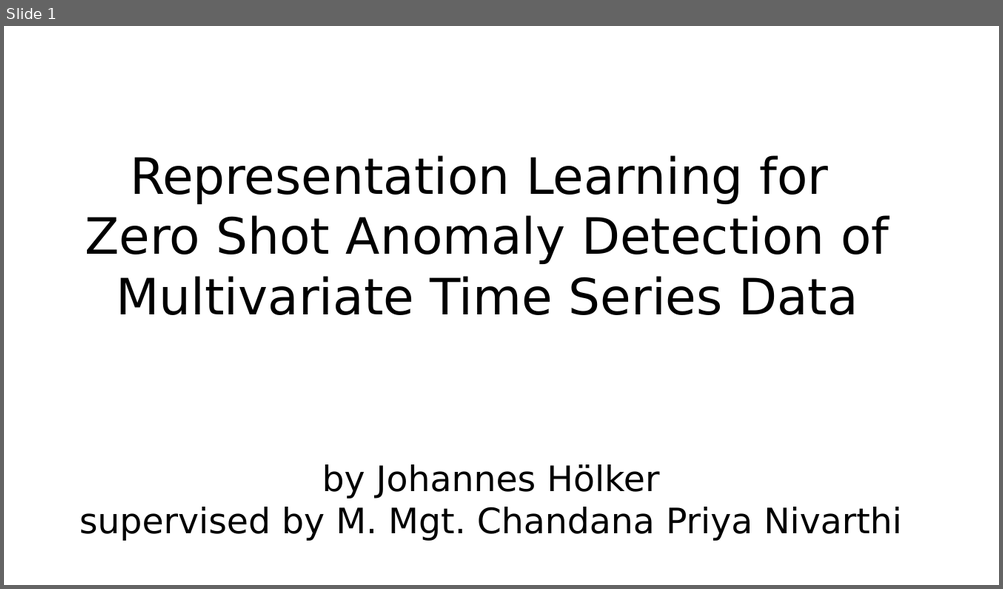
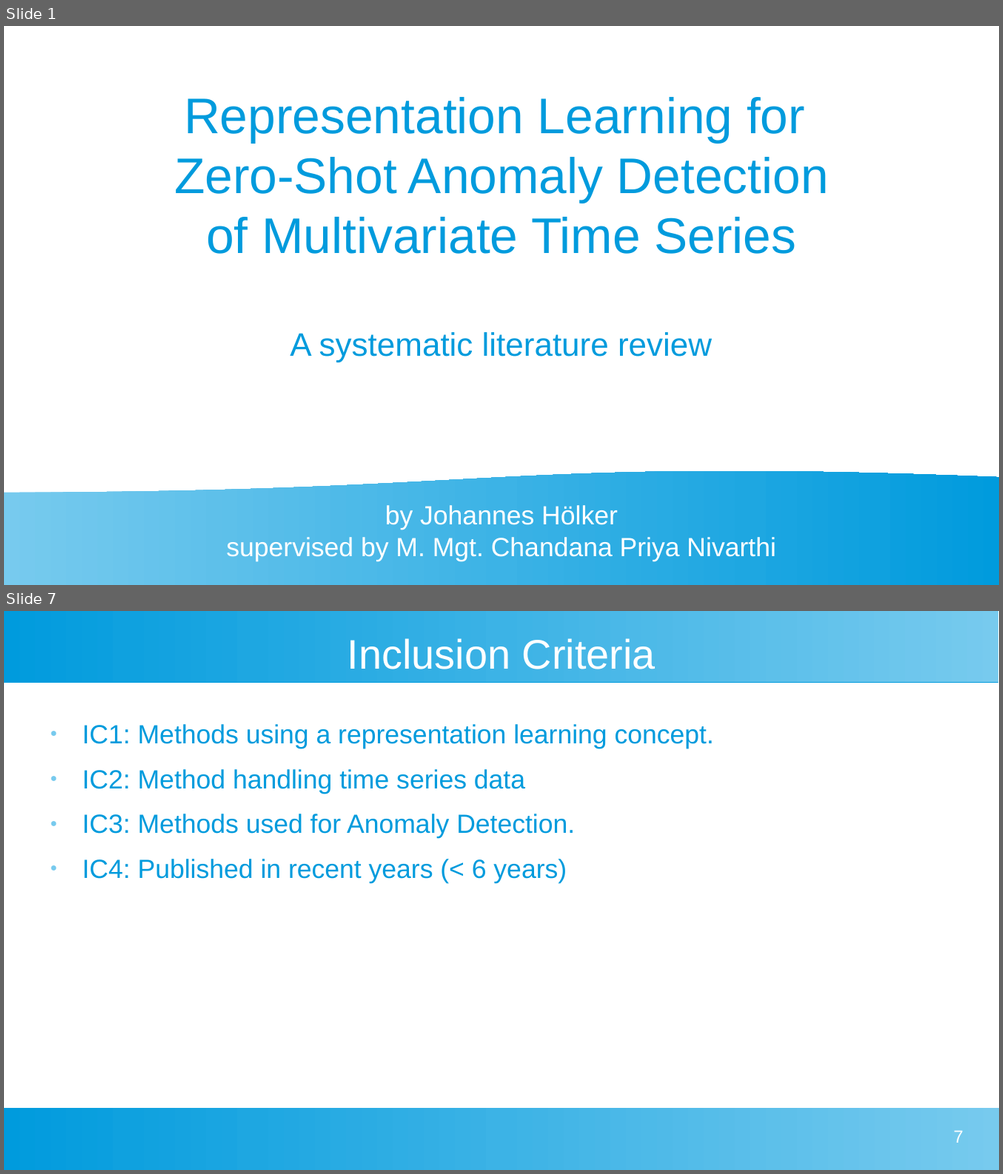
Before and after one commit to johanneshoelker/Smart-Systems-Paper, a slide deck: Presentation/Kolloq.odp. Shown one above the other, each under a label of ours: slide 1 before the commit, slides 1 and 7 after it; the slides between them are not shown. The pictures are 1003x589 and 1003x1174 pixels, drawn with LibreOffice and Linux fonts; fonts in the diff are those of the drawing. Boxes give left, top, right and bottom in pixels: in the first picture for what was removed or moved away, otherwise in the second. Text is boxed around its words. In the diff, an @@ line names an element or a change of style, - is before the commit and + after.

```diff
--- a/Presentation/Kolloq.odp
+++ b/Presentation/Kolloq.odp
@@ slide 7 added at (x1=4, y1=611, x2=999, y2=1170), background #FFFFFF @@
@@ rectangle added at (x1=4, y1=611, x2=999, y2=682), fill gradient #77CAEE to #75C9EE to #73C9ED to #71C8ED to #6FC7ED to #6EC6ED @@
@@ title added at (x1=347, y1=638, x2=655, y2=669), 33 pt, text #FFFFFF @@
+Inclusion Criteria
@@ text added at (x1=82, y1=724, x2=714, y2=883), 21 pt, text #009BDD @@
+● IC1: Methods using a representation learning concept.
+● IC2: Method handling time series data
+● IC3: Methods used for Anomaly Detection.
+● IC4: Published in recent years (< 6 years)
@@ rectangle added at (x1=4, y1=1108, x2=999, y2=1170), fill gradient #77CAEE to #75C9EE to #73C9ED to #71C8ED to #6FC7ED to #6EC6ED @@
@@ page number added at (x1=953, y1=1130, x2=963, y2=1143), 14 pt, text #FFFFFF @@
+7
@@ slide 1 changed as well @@
@@ subtitle at (x1=174, y1=97, x2=828, y2=363): text changed; font DejaVu Sans to Arial; text colour #000000 to #009BDD @@
-Representation Learning for
-Zero Shot Anomaly Detection of Multivariate Time Series Data
+Representation Learning for
+Zero-Shot Anomaly Detection
+of Multivariate Time Series
+A systematic literature review
@@ flow chart document added at (x1=4, y1=470, x2=999, y2=585), fill gradient #77CAEE to #75C9EE to #73C9ED to #71C8ED to #6FC7ED to #6EC6ED @@
@@ title "by Johannes Hölker" moved from (x1=79, y1=465, x2=902, y2=541) to (x1=226, y1=506, x2=775, y2=562) @@
@@ title "by Johannes Hölker" at (x1=226, y1=506, x2=775, y2=562): size 28 to 21 pt, font DejaVu Sans to Arial, text colour #000000 to #FFFFFF @@
```
Also in this commit, not shown: 10 other slides added, 2 slides removed, 1 other file.
